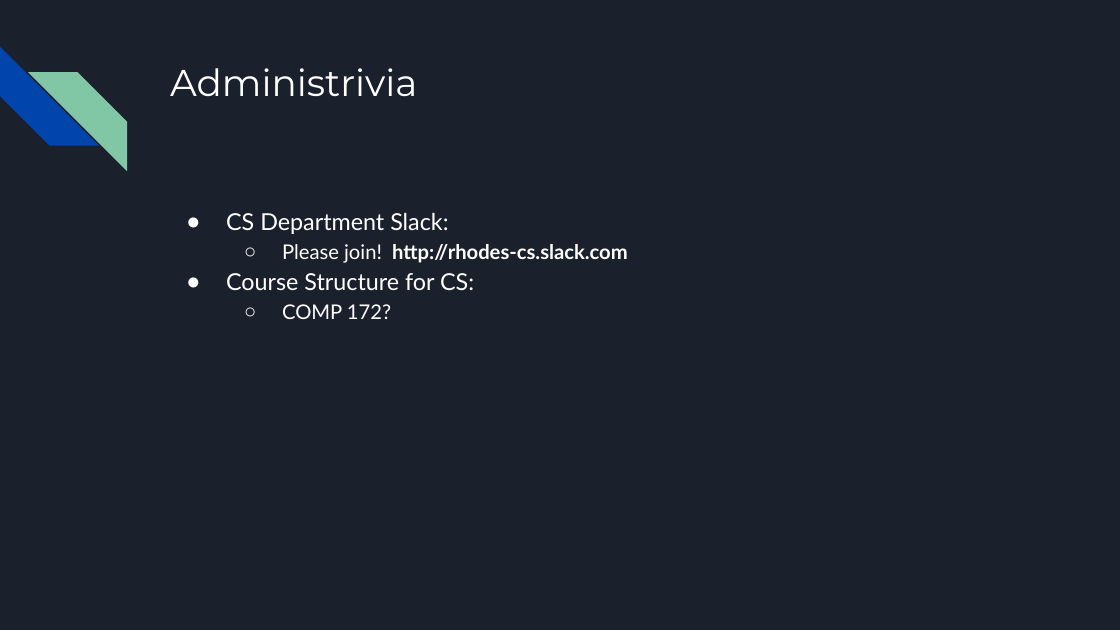
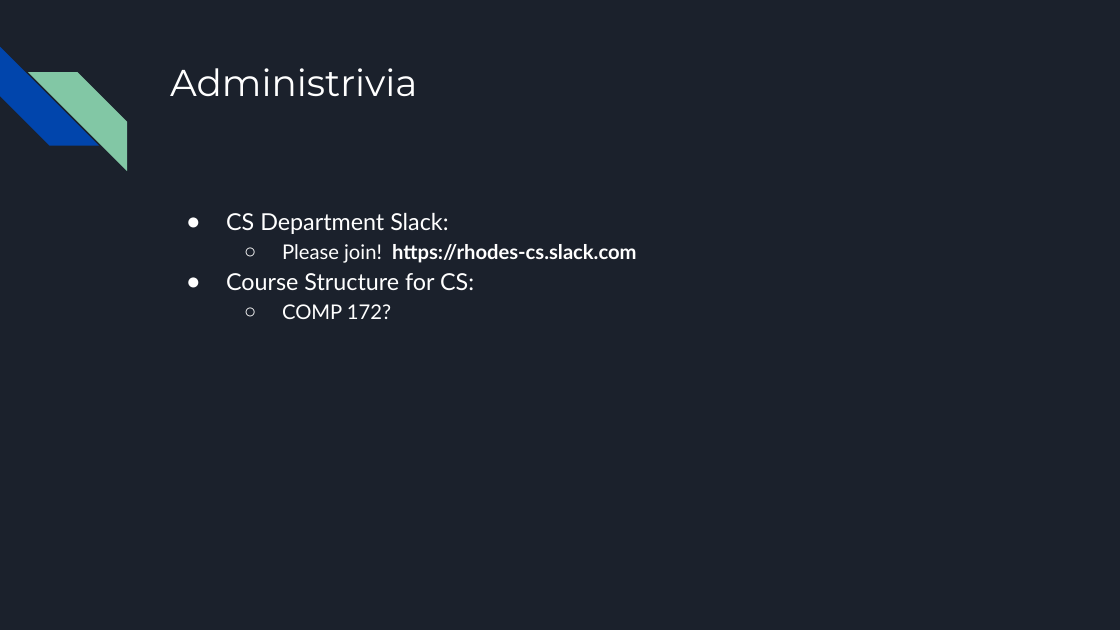
Before and after one commit to ncp38/cs142-s25, a slide deck: slide 4 of lectures/intro/CS142Intro1Slides.pptx. Drawn at 1120x630 pixels with LibreOffice and Linux fonts; fonts in the diff are those of the drawing. Boxes give left, top, right and bottom in pixels: in the first picture for what was removed or moved away, otherwise in the second. Text is boxed around its words. In the diff, an @@ line names an element or a change of style, - is before the commit and + after.

```diff
--- a/lectures/intro/CS142Intro1Slides.pptx
+++ b/lectures/intro/CS142Intro1Slides.pptx
@@ text at <box>282,244,636,263</box>: text changed @@
-  ○ Please join! http://rhodes-cs.slack.com
+  ○ Please join! https://rhodes-cs.slack.com
```
Also in this commit, not shown: 2 other slides changed, 3 slides added, 1 slide removed, 6 other files.
